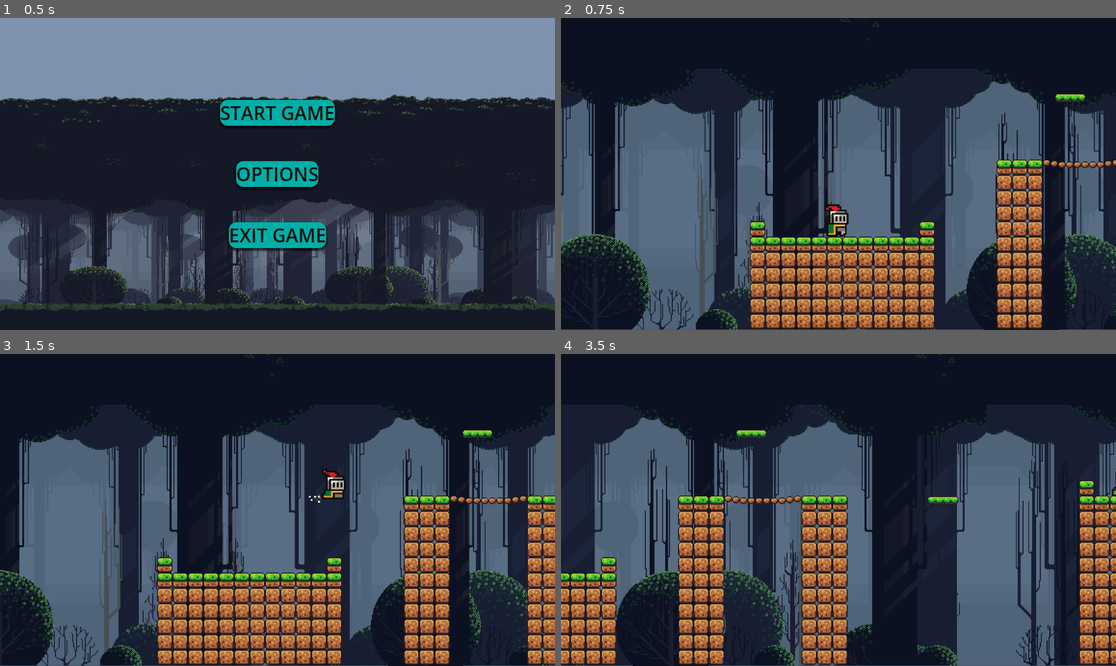
Above: before the commit, frames 1-4 (two rows, left to right).
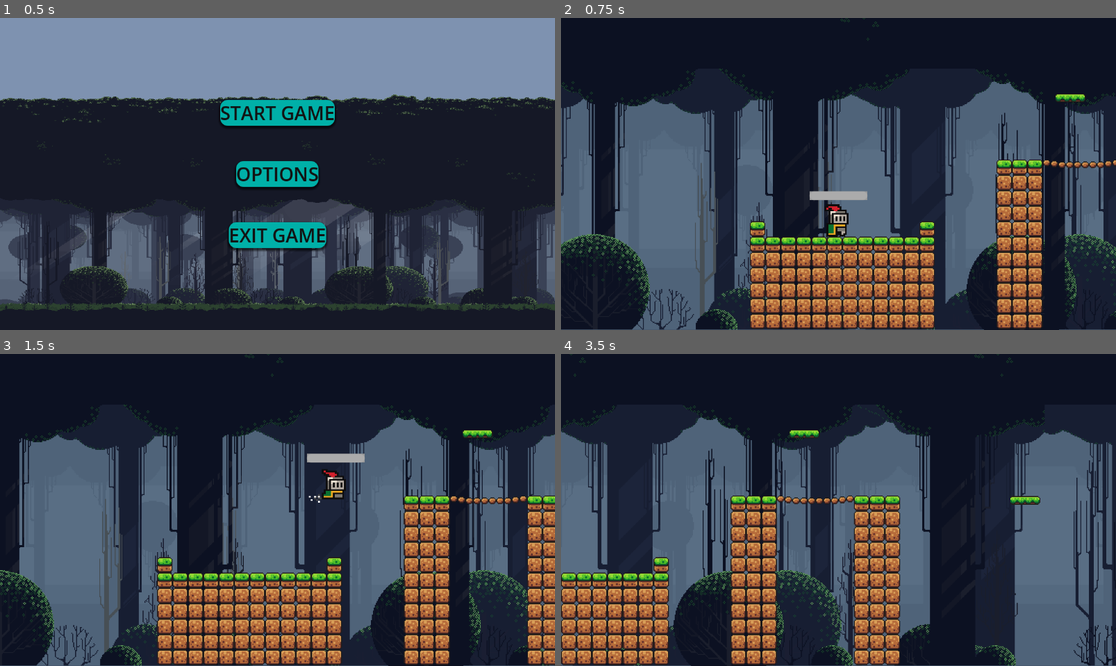
Above: after the commit, the same moments.

Repository: keithmarkreel/Game-Dev
Game: Godot game, scene res://Main_Menu.tscn
Same seed, same stepped clock (60 frames per second), same inputs: the game is played once before the commit and once after it. The engine's default icon, where the game draws it, is replaced by a stand-in: a white triangle on a blue panel in a dark square.
Inputs:
- Up to frame 1 (0.5 s): no input
- Up to frame 2 (0.75 s): click "START GAME" at 0.5 s
- Up to frame 3 (1.5 s): tap Enter (ui_accept) at 1.25 s; hold D (move_right) from 1.28 s (still down); tap Shift (move_shift) at 1.35 s
- Up to frame 4 (3.5 s): tap Enter (ui_accept) at 1.52, 2.27 s; tap Shift (move_shift) at 2.1, 2.85 s; release D (move_right) at 2.78 s; hold A (move_left) from 2.78 s (still down)

Frame 1 is identical in both runs. In frame 2, 0.3% of the frame differs, in the area x 44-56%, y 55-59%; in frame 3, 0.3%; in frame 4, 56%, in the area x 0-100%, y 0-100%.

Commit message:
Implemented damage and health bars

Diff:
--- a/Slime_enemy.tscn
+++ b/Slime_enemy.tscn
@@ -49,7 +49,7 @@
 [node name="AnimatedSprite2D" type="AnimatedSprite2D" parent="." unique_id=1543304204]
 sprite_frames = SubResource("SpriteFrames_u2lwy")
 autoplay = "default"
-frame_progress = 0.44598883
+frame_progress = 0.5434703
 flip_h = true
 
 [node name="killzone" parent="." unique_id=174039780 instance=ExtResource("2_muaf7")]
--- a/killzone.gd
+++ b/killzone.gd
@@ -2,12 +2,30 @@
 
 @onready var timer: Timer = $Timer
 
+# How much damage the Killzone does per hit
+var damage_amount: int = 1
+
+# How long to wait before respawning when player dies
+var respawn_delay: float = 1.0
+
 func _on_body_entered(body: Node2D) -> void:
 	if body.is_in_group("player"):
-		print("DEATH")
+		# Apply damage
+		body.take_damage(damage_amount)
+
+		# Optional: slow motion effect when player is hit
 		Engine.time_scale = 0.5
-		timer.start()
-
-func _on_timer_timeout() -> void:
-	Engine.time_scale = 1
-	get_tree().reload_current_scene()
+		timer.start()  # timer will restore time
+		Engine.time_scale = 1
+		# If the player died, start respawn timer
+		if body.is_dead:
+			# Start a one-shot timer for respawn
+			var respawn_timer = Timer.new()
+			respawn_timer.one_shot = true
+			respawn_timer.wait_time = respawn_delay
+			add_child(respawn_timer)
+			respawn_timer.start()
+			respawn_timer.timeout.connect(func():
+				Engine.time_scale = 1
+				get_tree().reload_current_scene()
+			)
--- a/player.tscn
+++ b/player.tscn
@@ -2,6 +2,7 @@
 
 [ext_resource type="Texture2D" uid="uid://cccwyi2800pmr" path="res://assets/sprites/knight.png" id="1_4flbx"]
 [ext_resource type="Script" uid="uid://c3mcwcqlunvp3" path="res://scripts/player.gd" id="1_onrkg"]
+[ext_resource type="PackedScene" uid="uid://dylv62x4hjbx2" path="res://scripts/healthbar.tscn" id="2_hqtel"]
 [ext_resource type="Texture2D" uid="uid://bbtewk8x2b0el" path="res://assets/sprites/pixil-frame-0 (3).png" id="3_i3pqv"]
 
 [sub_resource type="AtlasTexture" id="AtlasTexture_onrkg"]
@@ -266,3 +267,11 @@
 [node name="CollisionShape2D" type="CollisionShape2D" parent="." unique_id=1850589871]
 position = Vector2(-1, -14)
 shape = SubResource("CircleShape2D_1jxqw")
+
+[node name="UI" type="Node2D" parent="." unique_id=485986746]
+
+[node name="Healthbar" parent="UI" unique_id=2056380976 instance=ExtResource("2_hqtel")]
+offset_left = -30.0
+offset_top = -51.0
+offset_right = 30.0
+offset_bottom = -42.0
--- /dev/null
+++ b/scripts/healthbar.gd
@@ -0,0 +1,32 @@
+extends ProgressBar
+
+
+@onready var timer: Timer = $Timer
+@onready var damage_bar: ProgressBar = $Damagebar
+
+# Called when the node enters the scene tree for the first time.
+var health = 0 : set = _set_health
+
+func _set_health(new_health):
+	var prev_health = health
+	health = min(max_value, new_health)
+	value = health
+
+	if health <= 0:
+		queue_free()
+
+	if health < prev_health:
+		timer.start()
+	else:
+		damage_bar.value = health
+
+func init_health(_health):
+	health = _health
+	max_value = health
+	value = health
+	damage_bar.max_value = health
+	damage_bar.value = health
+
+
+func _on_timer_timeout() -> void:
+	damage_bar.value = health
--- /dev/null
+++ b/scripts/healthbar.tscn
@@ -0,0 +1,33 @@
+[gd_scene format=3 uid="uid://dylv62x4hjbx2"]
+
+[ext_resource type="Script" uid="uid://dff2ywvcotfxk" path="res://scripts/healthbar.gd" id="1_qx7qh"]
+
+[sub_resource type="StyleBoxEmpty" id="StyleBoxEmpty_q7o5i"]
+
+[sub_resource type="StyleBoxFlat" id="StyleBoxFlat_fw7bc"]
+
+[node name="Healthbar" type="ProgressBar" unique_id=2056380976]
+z_index = 1
+offset_right = 240.0
+offset_bottom = 10.0
+theme_override_styles/background = SubResource("StyleBoxEmpty_q7o5i")
+theme_override_styles/fill = SubResource("StyleBoxFlat_fw7bc")
+value = 60.0
+show_percentage = false
+script = ExtResource("1_qx7qh")
+
+[node name="Damagebar" type="ProgressBar" parent="." unique_id=1498431518]
+layout_mode = 1
+anchors_preset = 15
+anchor_right = 1.0
+anchor_bottom = 1.0
+grow_horizontal = 2
+grow_vertical = 2
+value = 80.0
+show_percentage = false
+
+[node name="Timer" type="Timer" parent="." unique_id=444719927]
+wait_time = 0.3
+one_shot = true
+
+[connection signal="timeout" from="Timer" to="." method="_on_timer_timeout"]
--- a/scripts/player.gd
+++ b/scripts/player.gd
@@ -13,7 +13,17 @@
 const DEATH_GRAVITY = 900
 var is_dead = false
 
+# Health Variables
+var max_health = 5
+var current_health = 5
+  # Path to your ProgressBar with damage bar
+@onready var health_bar: ProgressBar = $UI/Healthbar
+
 @onready var animated_sprite = $AnimatedSprite2D
+
+func _ready():
+	# Initialize health bar
+	health_bar.init_health(max_health)
 
 
 func _physics_process(delta: float) -> void:
@@ -22,7 +32,6 @@
 	# DEATH STATE
 	# -----------------
 	if is_dead:
-		# Player flies up, spins, and falls off map
 		velocity.y += DEATH_GRAVITY * delta
 		rotation += 5 * delta
 		move_and_slide()
@@ -32,29 +41,21 @@
 	# -----------------
 	# NORMAL MOVEMENT
 	# -----------------
-
-	# 1. Add gravity (Disabled while dashing for a "clean" dash)
 	if not is_on_floor() and not is_dashing:
 		velocity += get_gravity() * delta
 
-	# 2. Handle Dash Input
 	if Input.is_action_just_pressed("move_shift") and not is_dashing:
 		start_dash()
 
-	# 3. Handle jump
 	if Input.is_action_just_pressed("ui_accept") and is_on_floor() and not is_dashing:
 		velocity.y = JUMP_VELOCITY
 
-	# 4. Get input direction
 	var direction := Input.get_axis("move_left", "move_right")
-
-	# Flip sprite
 	if direction > 0:
 		animated_sprite.flip_h = false
 	elif direction < 0:
 		animated_sprite.flip_h = true
 
-	# 5. Player Animations
 	if is_dashing:
 		animated_sprite.play("dash")
 	elif is_on_floor():
@@ -65,7 +66,6 @@
 	else:
 		animated_sprite.play("jump")
 
-	# 6. Handle Movement
 	if is_dashing:
 		velocity.x = (-DASH_SPEED if animated_sprite.flip_h else DASH_SPEED)
 	elif direction:
@@ -89,20 +89,42 @@
 # PLAYER DEATH
 # -----------------
 func die():
-
 	if is_dead:
 		return
 
 	is_dead = true
 	is_dashing = false
-
-	# Strong upward knock
 	velocity = Vector2(0, DEATH_UPWARD_FORCE)
 
-	# Play death animation if you have one
 	if animated_sprite.sprite_frames.has_animation("death"):
 		animated_sprite.play("death")
 
-	# Fade out effect
 	var tween = create_tween()
 	tween.tween_property(self, "modulate:a", 0.0, 1.5)
+
+
+# -----------------
+# TAKE DAMAGE
+# -----------------
+func take_damage(amount: int = 1):
+	if is_dead:
+		return
+
+	current_health -= amount
+	current_health = max(current_health, 0)
+
+	# Update the health bar
+	health_bar._set_health(current_health)
+
+	# Check death
+	if current_health <= 0:
+		die()
+
+
+# -----------------
+# HEAL PLAYER
+# -----------------
+func heal(amount: int = 1):
+	current_health += amount
+	current_health = min(current_health, max_health)
+	health_bar._set_health(current_health)
Not shown, added: scripts/healthbar.gd.uid
